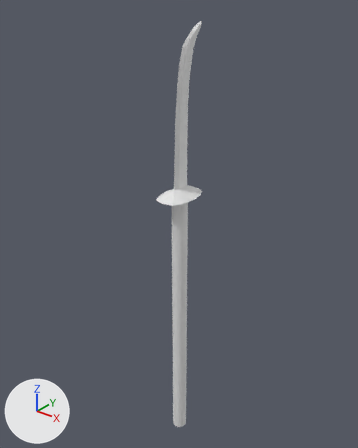
An edit to the Blender file Resources/ArtSharing/LaurenArt/Fallen Angel Glaive.blend, drawn before and after from the same camera.
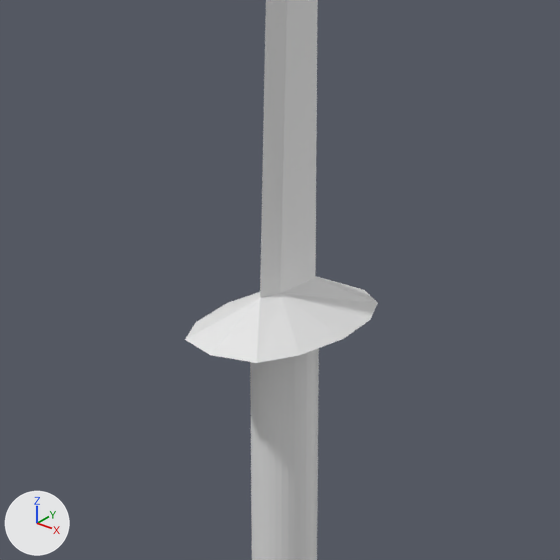
The first picture shows the older version from a 50 mm camera at (2.09, -4.68, 0.45) aimed at (-0.09, -1.96, -1.24). The close-ups show the older and then the newer version on the part from 31% to 69% of the width and 27% to 56% of the height of that picture. Only the edits that show in the close-ups are written down. Lighting does not change. The marker at lower left points along +X, +Y and +Z.

The scene before the commit, as lines of its bpy script (objects in view):
```python
me_cube_001 = bpy.data.meshes.new('Cube.001')
me_cube_001.from_pydata(...)  # 58 vertices, 45 faces; spans x 0.0..0.13, y -2.256..-1.826, z -0.974..0.229
me_cylinder = bpy.data.meshes.new('Cylinder')
me_cylinder.from_pydata(...)  # a 32-sided cylinder along z spanning x -0.3..0.9, y -0.4..0.9, z -18.2..-3.0
ob_cube = bpy.data.objects.new('Cube', me_cube_001)
ob_cube.location = (0.0, 0.0, 0.0)
_m = ob_cube.modifiers.new('Mirror', 'MIRROR')
_m.use_clip = True
ob_cylinder = bpy.data.objects.new('Cylinder', me_cylinder)
ob_cylinder.location = (0.029, -2.036, -3.652)
ob_cylinder.scale = (-0.0955, -0.0955, -0.147)
```
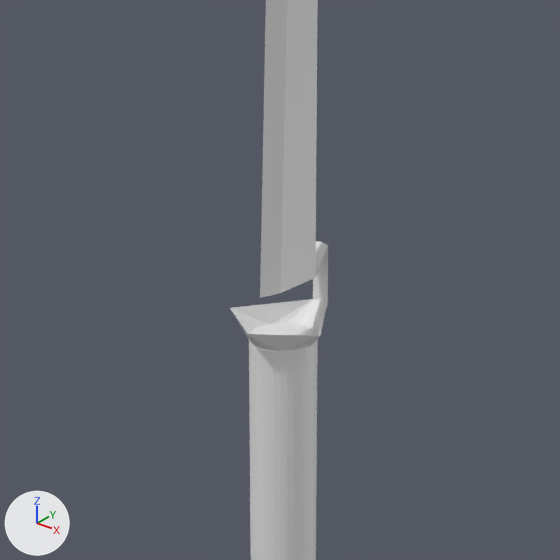
The change, as JSON lines over the scene's bpy script:
```json
{"block": "me_cube_001", "where": "# used by ob_cube; location = (0.0, 0.0, 0.0)"}
{"op": "remove", "block": "me_cube_001", "code": "me_cube_001.from_pydata(...)  # 58 vertices, 45 faces; spans x 0.0..0.13, y -2.256..-1.826, z -0.974..0.229"}
{"op": "add", "block": "me_cube_001", "code": "me_cube_001.from_pydata(...)  # 58 vertices, 40 faces, 4 loose edges; spans x 0.0..0.101, y -2.157..-1.826, z -0.975..0.229"}
{"block": "me_cube_001", "change": "me_cube_001 part 1"}
{"block": "me_cube_001", "change": "16 vertices are removed from x 0.0..0.13, y -2.256..-1.858, z -0.974..-0.942"}
{"block": "me_cube_001", "change": "15 faces are deleted"}
{"block": "me_cube_001", "change": "1 vertex moves from x 0.0, y -1.858, z -0.942 to x 0.0, y -1.955, z -0.827"}
{"block": "me_cube_001", "change": "16 vertices are added at x 0.0..0.101, y -2.157..-1.955, z -0.975..-0.827"}
{"block": "me_cube_001", "change": "4 loose edges are added"}
{"block": "me_cube_001", "change": "10 new faces join them"}
{"op": "set", "path": "ob_cylinder.location", "old": "(0.029, -2.036, -3.652)", "new": "(0.027, -2.036, -3.301)"}
{"op": "set", "path": "ob_cylinder.scale", "old": "(-0.0955, -0.0955, -0.147)", "new": "(-0.0955, -0.0955, -0.128)"}
```

Pixel boxes [x1, y1, x2, y2] of what changed, in the close-ups (560 x 560 px; the box of a moved part takes in the faces that stretch with it):
```json
{"object": "Cube", "change": "reshaped", "before": [185, 0, 378, 363], "after": [230, 0, 328, 351]}
{"object": "Cylinder", "change": "moved, rescaled", "before": [250, 348, 319, 560], "after": [249, 323, 318, 560]}
{"part": 1, "of": "me_cube_001", "change": "moved or reshaped", "before": [185, 276, 378, 363], "after": [230, 241, 328, 351]}
```
